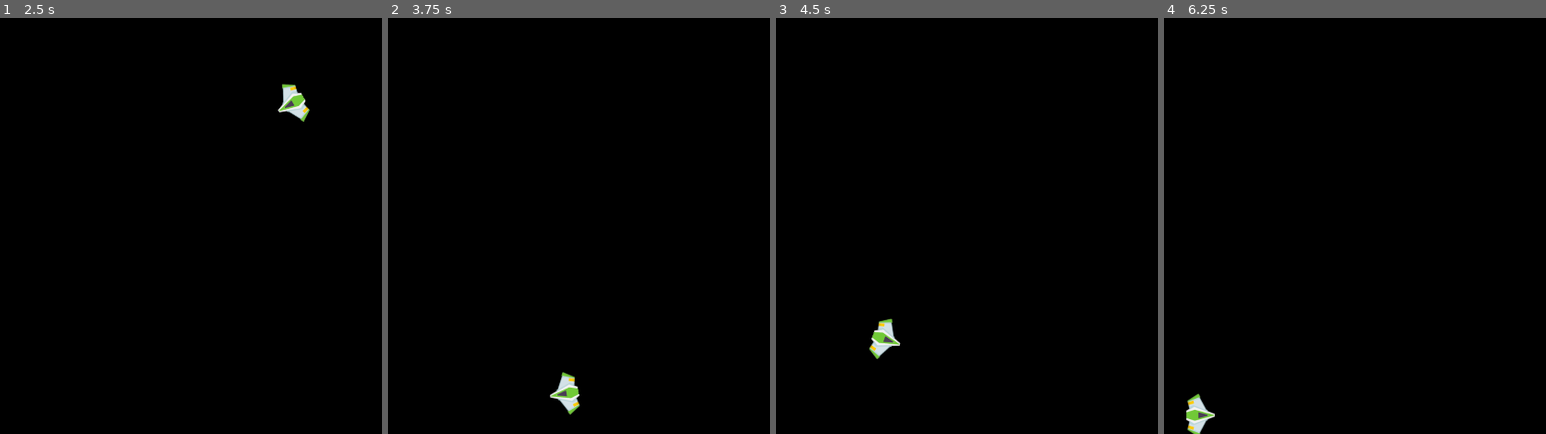
Above: before the commit, frames 1-4 (left to right).
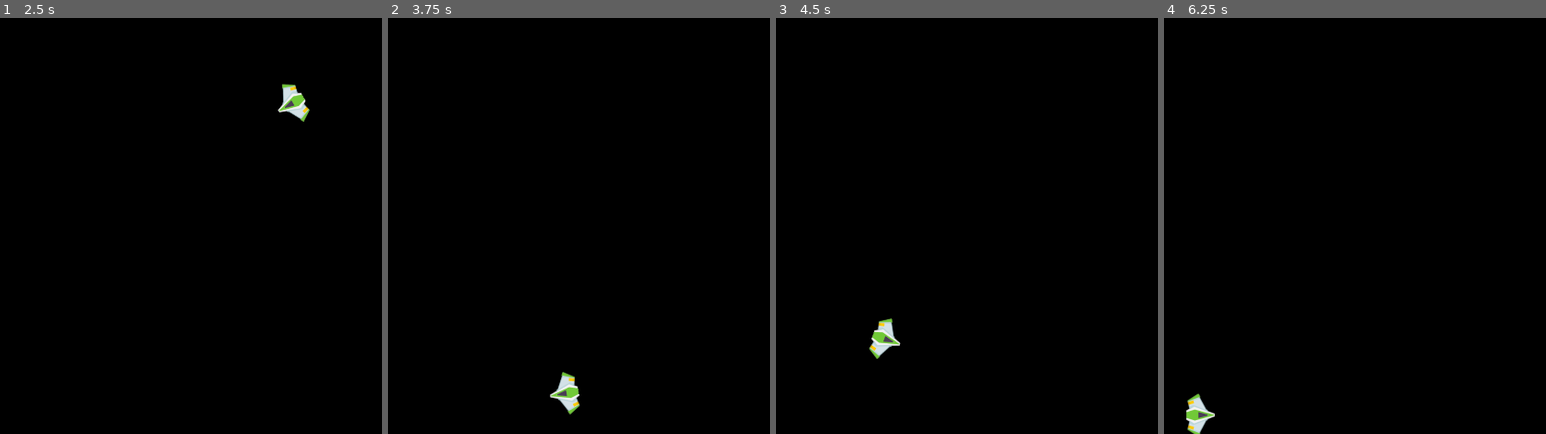
Above: after the commit, the same moments.

Repository: gimpels/asteroids
Game: Godot game, scene res://scenes/game.tscn
Two runs of this game, one before a commit and one after it. Both use one fixed random seed, a clock stepped at 60 frames per second and the inputs below.
Inputs:
- Up to frame 1 (2.5 s): tap Enter at 0.5 s; hold D (rotate_right) 0.53-1.28 s; hold S (move_backward) 1.28-2.03 s; hold D (rotate_right) from 2.03 s (still down)
- Up to frame 2 (3.75 s): release D (rotate_right) at 2.78 s; hold W (move_forward) 2.78-3.53 s; hold A (rotate_left) from 3.53 s (still down)
- Up to frame 3 (4.5 s): keep holding A (rotate_left)
- Up to frame 4 (6.25 s): release A (rotate_left) at 5.03 s; hold S (move_backward) 5.03-5.78 s; hold D (rotate_right) from 5.78 s (still down)

Frame 1 is identical in both runs. In frame 2, less than 0.1% of the frame differs, in the area x 42-51%, y 85-96%; in frame 3, less than 0.1%, in the area x 24-33%, y 72-82%; in frame 4, less than 0.1%.

Commit message:
Use wrapf to wraparound

Diff:
--- a/scripts/player.gd
+++ b/scripts/player.gd
@@ -27,12 +27,5 @@
 func wraparound() -> void:
 	var screen_size := get_viewport_rect().size
 
-	if global_position.y < 0:
-		global_position.y = screen_size.y
-	elif global_position.y > screen_size.y:
-		global_position.y = 0
-
-	if global_position.x < 0:
-		global_position.x = screen_size.x
-	elif global_position.x > screen_size.x:
-		global_position.x = 0
+	global_position.x = wrapf(global_position.x, 0, screen_size.x)
+	global_position.y = wrapf(global_position.y, 0, screen_size.y)
